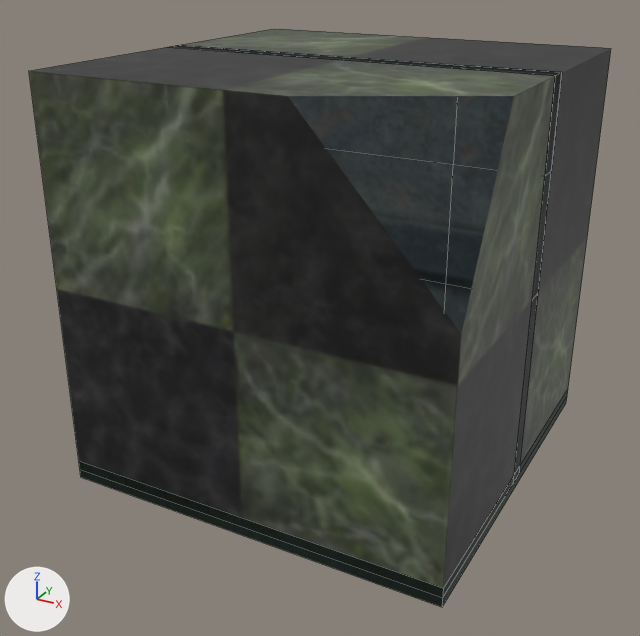
The Blender file assets/gridmap/gridmap_tiles.blend: old version first, new version second.
Both versions are drawn from a 50 mm camera at (2.94, -5.72, 2.33) aimed at (-0.08, -0.23, -0.41). Arrows for +X, +Y and +Z are at lower left; the lights stay in place. The older version comes first. Mesh edges are drawn as thin lines. Everything nearer to the camera than a plane just in front of the edit is cut away. Objects named as collision shapes, trigger or cutter boxes, shadow casters or lower levels of detail are left out.

The first picture shows '00_TestCube', '02_Wall1', '03_Wall1Half', '04_Doorway', '05_Floor2'.
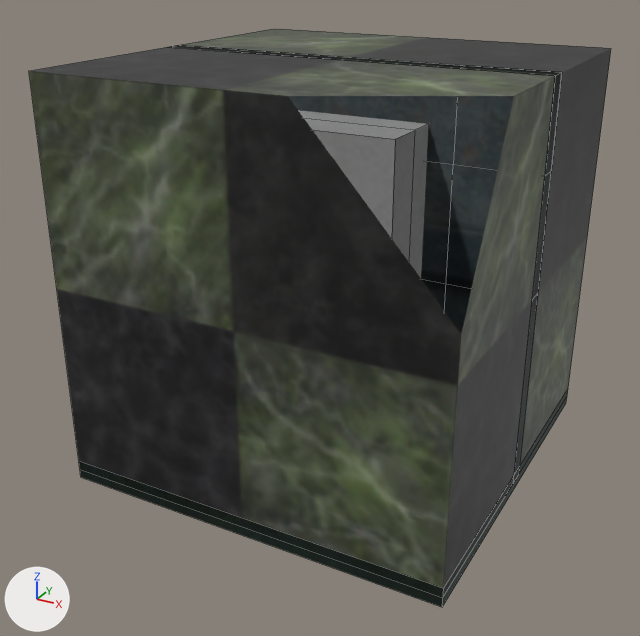
Changed parts and their boxes (x1, y1, x2, y2) in the pictures (640 x 636 px):
'Vending-Machine', added: after (298, 110, 429, 278)

Diff of the bpy script that builds the scene:
```diff
--- a/assets/gridmap/gridmap_tiles.blend.py
+++ b/assets/gridmap/gridmap_tiles.blend.py
@@ img_vending_machine_base_color_png @@
+img_vending_machine_base_color_png = load_image('Vending-Machine_Base_color.png', '../psx hospital pack/Textures/Vending-Machine_Base_color.png', 128, 128, 'sRGB')
@@ mat_vending_machine @@
+mat_vending_machine = principled_material('Vending-Machine')
+mat_vending_machine.texture = img_vending_machine_base_color_png
@@ me_cube_048 @@
+me_cube_048.from_pydata(...)  # 26 vertices, 24 faces; spans x -0.38..0.68, y -0.62..0.69, z -1.0..1.12
+me_cube_048.materials.append(mat_vending_machine)  # picture img_vending_machine_base_color_png
@@ ob_vending_machine @@
+ob_vending_machine = bpy.data.objects.new('Vending-Machine', me_cube_048)
+ob_vending_machine.location = (0.0, 0.0, 0.0)
```
